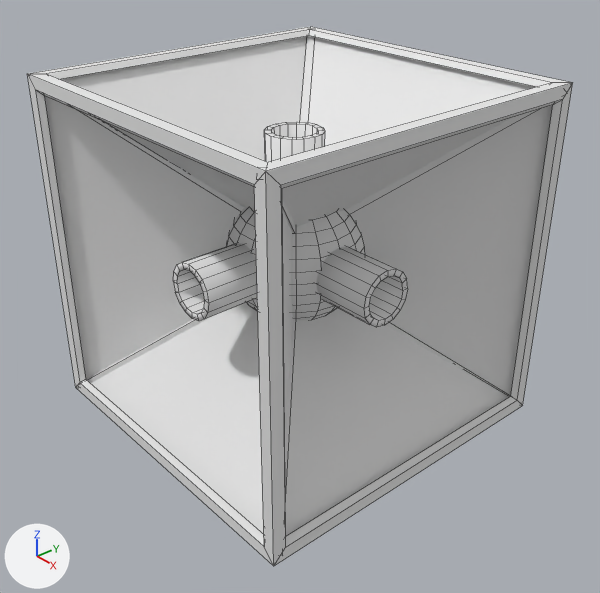
Before and after pictures for a commit that changed the Blender file explosive_cube.blend.
Rendered twice from a 50 mm lens placed at (3.2, -2.75, 2.0), pointed at (0.11, -0.05, -0.21). The axes (+X, +Y, +Z) are drawn at lower left. The lights are the same throughout. Mesh edges are drawn as thin lines.
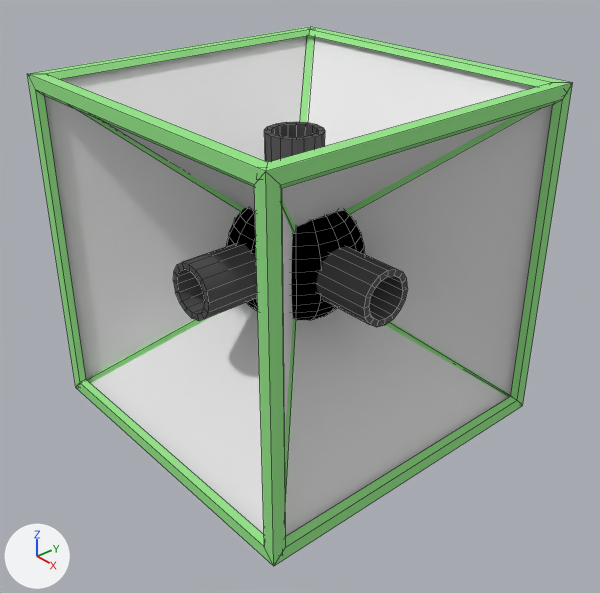
Commit message: model+materials applied

Where the change shows, as pixel boxes [x1, y1, x2, y2] in the pictures (600 x 593 px):
```json
{"object": "Sphere", "change": "recoloured, modifiers changed", "before": [27, 26, 573, 566], "after": [27, 26, 573, 566]}
{"part": 1, "of": "me_sphere_001", "change": "recoloured", "before": [226, 208, 364, 320], "after": [226, 208, 364, 320], "on screen": "grey to black"}
{"part": 2, "of": "me_sphere_001", "change": "recoloured", "before": [173, 122, 408, 327], "after": [173, 122, 408, 327], "on screen": "grey to black"}
```

Scene script edits in JSON lines:
```json
{"op": "set", "path": "mat_material.base_color", "old": "(0.8, 0.8, 0.8)", "new": "(0.319, 0.8, 0.267)", "note": "white #e7e7e7 -> green #99e78d"}
{"op": "add", "block": "mat_material_003", "code": ["mat_material_003 = diffuse_material('Material.003')", "mat_material_003.base_color = (0.8, 0.8, 0.8)  # white #e7e7e7"]}
{"op": "add", "block": "mat_material_002", "code": ["mat_material_002 = diffuse_material('Material.002')", "mat_material_002.base_color = (0.102, 0.102, 0.102)  # dark grey #5a5a5a"]}
{"op": "add", "block": "mat_material_001", "code": ["mat_material_001 = diffuse_material('Material.001')", "mat_material_001.base_color = (0.0, 0.0, 0.0)  # black #000000"]}
{"block": "me_sphere_001", "where": "me_sphere_001.from_pydata(...)  # 916 vertices, 816 faces; spans x -2.52..2.52, y -2.52..2.52, z -2.5..2.5"}
{"block": "me_sphere_001", "where": "# used by ob_sphere; location = (0.0, 0.0, 0.0); scale = (0.39, 0.39, 0.39)"}
{"block": "me_sphere_001", "change": "me_sphere_001 part 1: 349 of the faces centred in x -0.96..0.96, y -0.98..0.98, z -0.99..1.04 switch from mat_material (white #e7e7e7) to mat_material_001 (black #000000)"}
{"block": "me_sphere_001", "change": "me_sphere_001 part 2: 291 of the faces centred in x -1.8..1.8, y -1.8..1.8, z -1.8..1.8 switch from mat_material (white #e7e7e7) to mat_material_002 (dark grey #5a5a5a)"}
{"op": "add", "block": "me_sphere_001", "code": "me_sphere_001.materials.append(mat_material_003)  # white #e7e7e7"}
{"op": "add", "block": "ob_sphere", "code": "_m = ob_sphere.modifiers.new('EdgeSplit', 'EDGE_SPLIT')"}
```
